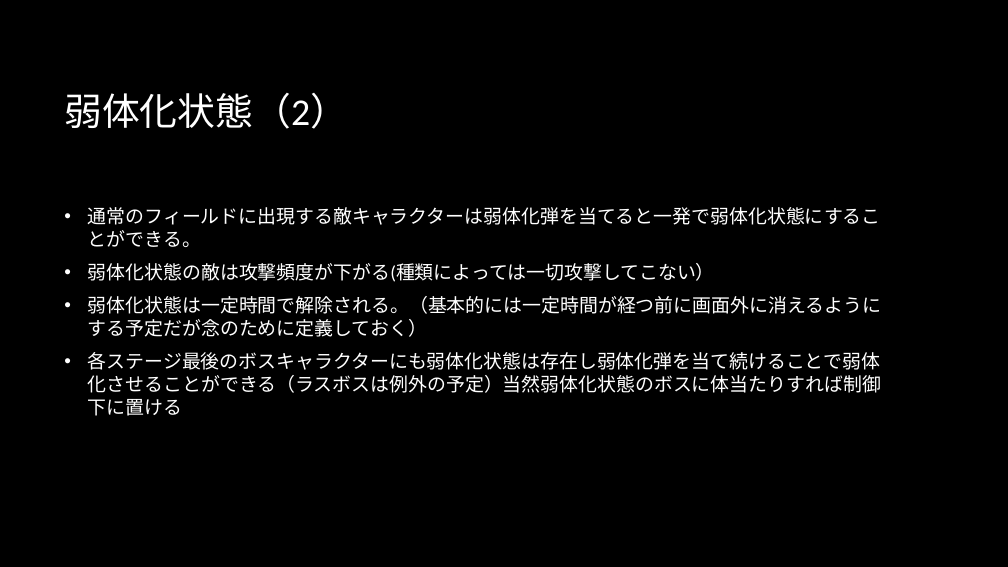
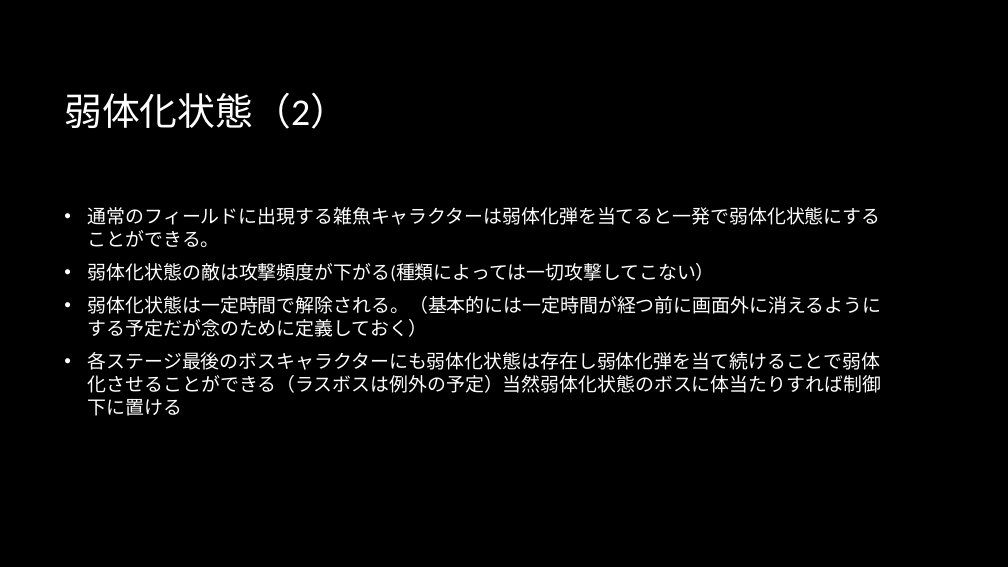
Before and after one commit to MusubiKamishiro/ParasitismShooting, a slide deck: slide 5 of 企画担当部門/憑依型シューティングゲーム.pptx. Drawn at 1008x567 pixels with LibreOffice and Linux fonts; fonts in the diff are those of the drawing; background and template pictures are left out. Boxes give left, top, right and bottom in pixels: in the first picture for what was removed or moved away, otherwise in the second. Text is boxed around its words. In the diff, an @@ line names an element or a change of style, - is before the commit and + after.

```diff
--- a/企画担当部門/憑依型シューティングゲーム.pptx
+++ b/企画担当部門/憑依型シューティングゲーム.pptx
@@ text at [88,207,881,247]: text changed @@
-• 通常のフィールドに出現する敵キャラクターは弱体化弾を当てると一発で弱体化状態にすることができる。
+• 通常のフィールドに出現する雑魚キャラクターは弱体化弾を当てると一発で弱体化状態にすることができる。
```
Also in this commit, not shown: 2 other slides changed.
